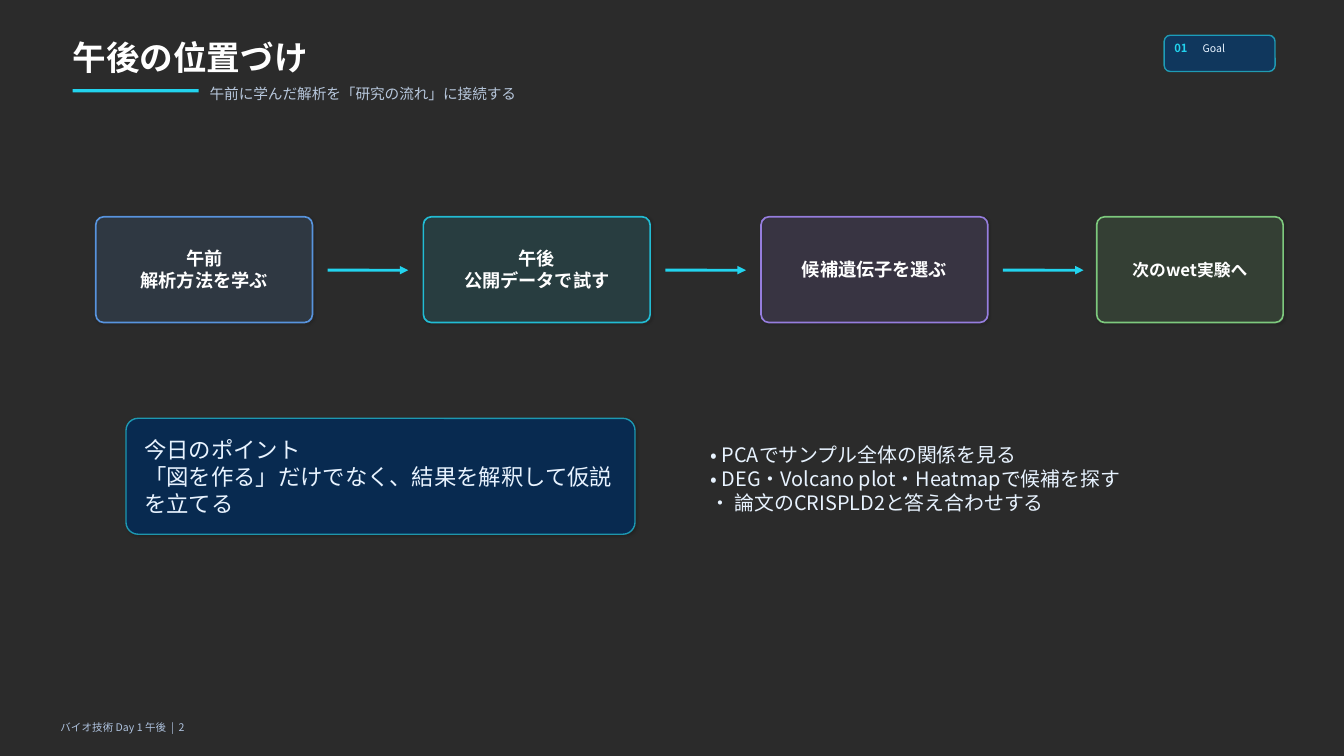
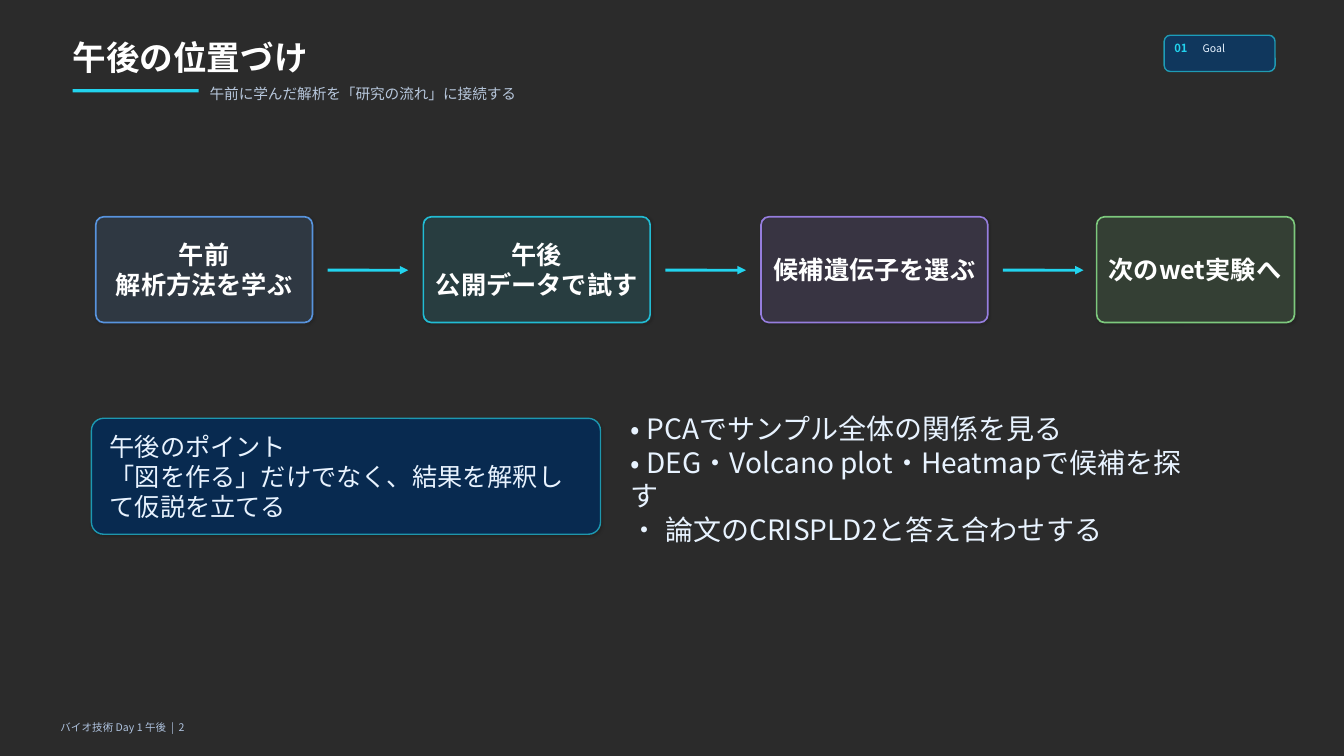
Before and after one commit to iwata97/bioinfo_2026, a slide deck: slide 2 of bioinformatics_day1_PM.pptx. Drawn at 1344x756 pixels with LibreOffice and Linux fonts; fonts in the diff are those of the drawing; background and template pictures are left out; a plain dark background stands for a picture behind light text. Boxes give left, top, right and bottom in pixels: in the first picture for what was removed or moved away, otherwise in the second. Text is boxed around its words. In the diff, an @@ line names an element or a change of style, - is before the commit and + after.

```diff
--- a/bioinformatics_day1_PM.pptx
+++ b/bioinformatics_day1_PM.pptx
@@ size 13 to 18 pt in 3 elements at bbox=[116, 242, 292, 297], bbox=[436, 242, 638, 297], bbox=[774, 257, 976, 282] @@
@@ rounded rectangle: place and size @@
-rounded rectangle at bbox=[1097, 217, 1284, 323]
+rounded rectangle at bbox=[1097, 217, 1295, 323]
@@ text "次のwet実験へ" at bbox=[1109, 257, 1282, 282]: size 12 to 18 pt @@
@@ rounded rectangle: place and size @@
-rounded rectangle at bbox=[126, 418, 635, 534]
+rounded rectangle at bbox=[92, 418, 601, 534]
@@ text "• PCAでサンプル全体の関係を見る": place and size @@
-text "• PCAでサンプル全体の関係を見る" at bbox=[722, 445, 1120, 512]
+text "• PCAでサンプル全体の関係を見る" at bbox=[647, 415, 1182, 543]
@@ text "• PCAでサンプル全体の関係を見る" at bbox=[647, 415, 1182, 543]: size 14.2 to 20 pt @@
@@ text at bbox=[110, 434, 286, 458]: text changed; size 16 to 18 pt @@
-今日のポイント
+午後のポイント
@@ text "午後のポイント": place and size @@
-text "午後のポイント" at bbox=[144, 439, 612, 513]
+text "午後のポイント" at bbox=[110, 434, 564, 518]
@@ text at bbox=[110, 464, 564, 518]: size 16 to 18 pt in "「図を作る」だけでなく、結果を解釈して仮説を立てる" @@
```
Also in this commit, not shown: 6 other slides changed, 3 slides removed, 2 other files.
